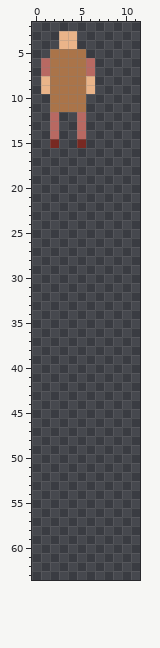
One commit to this pixel-art sprite: assets/player.png. The picture above is the old version.
The file is 24x64 pixels. Shown: x 0..11, y 2..63.
New version:
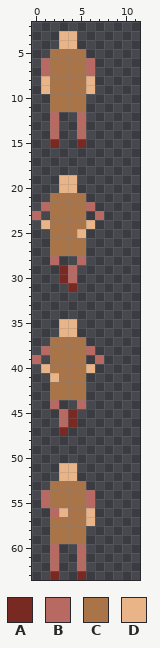
Palette (. is transparent): A #782922  B #b86962  C #aa7449  D #eab489
Commit message: Added extra player frames for walking and action.
What changed:
y 19..20: x 3..4 .. -> DD
y 21: x 2..5 .... -> CCCC
y 22: x 1..6 ...... -> BCCCCB
y 23: x 0 . -> B; x 2..5 .... -> CCCC; x 7 . -> B
y 24: x 1..6 ...... -> DCCCCD
y 25: x 2..5 .... -> CCCD
y 26..27: x 2..5 .... -> CCCC
y 28: x 2 . -> B; x 5 . -> B
y 29..30: x 3..4 .. -> AB
y 31: x 4 . -> A
y 35..36: x 3..4 .. -> DD
y 37: x 2..5 .... -> CCCC
y 38: x 1..6 ...... -> BCCCCB
y 39: x 0 . -> B; x 2..5 .... -> CCCC; x 7 . -> B
y 40: x 1..6 ...... -> DCCCCD
y 41: x 2..5 .... -> DCCC
y 42..43: x 2..5 .... -> CCCC
y 44: x 2 . -> B; x 5 . -> B
y 45..46: x 3..4 .. -> BA
y 47: x 3 . -> A
y 51..52: x 3..4 .. -> DD
y 53: x 2..5 .... -> CCCC
y 54..55: x 1..6 ...... -> BCCCCB
y 56: x 2..6 ..... -> BDCCD
y 57: x 2..6 ..... -> CCCCD
y 58..59: x 2..5 .... -> CCCC
y 60..62: x 2 . -> B; x 5 . -> B
y 63: x 2 . -> A; x 5 . -> A
Pixel boxes of the changes (left, top, right, bottom) in both pictures:
added: (32, 175, 104, 292)
added: (32, 319, 104, 580)
